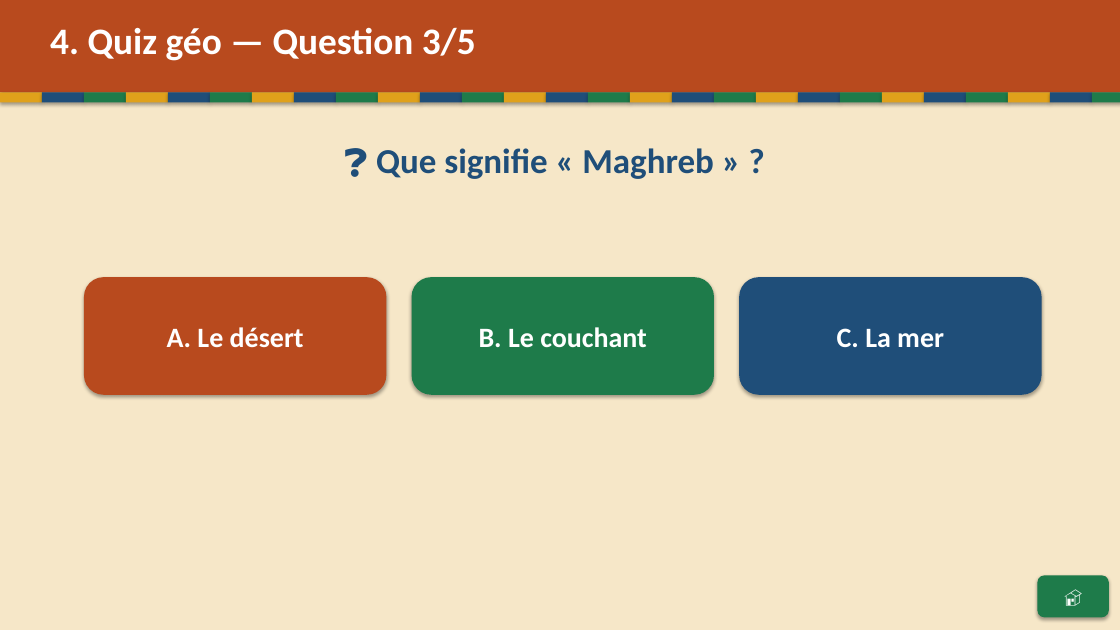
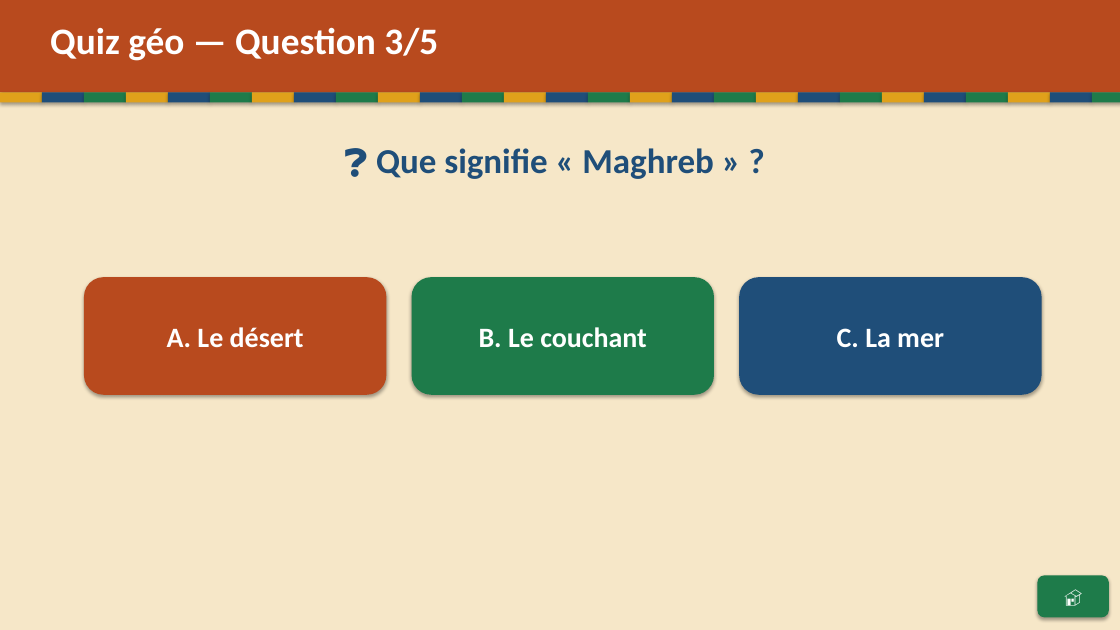
Before and after one commit to Paquereauman/Paquereauman, a slide deck: slide 16 of maghreb/maghreb-interactif.pptx (slide 15 before the commit). Drawn at 1120x630 pixels with LibreOffice and Linux fonts; fonts in the diff are those of the drawing. Boxes give left, top, right and bottom in pixels: in the first picture for what was removed or moved away, otherwise in the second. Text is boxed around its words. In the diff, an @@ line names an element or a change of style, - is before the commit and + after.

```diff
--- a/maghreb/maghreb-interactif.pptx
+++ b/maghreb/maghreb-interactif.pptx
@@ text at [50, 27, 438, 61]: text changed @@
-4. Quiz géo — Question 3/5
+Quiz géo — Question 3/5
```
Also in this commit, not shown: 9 other slides changed, 2 slides added.
